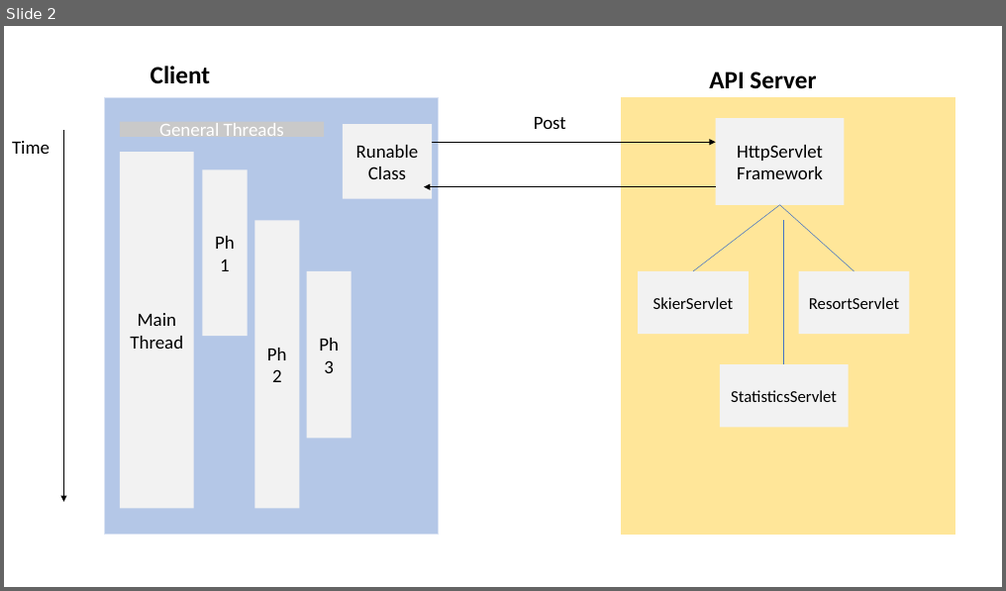
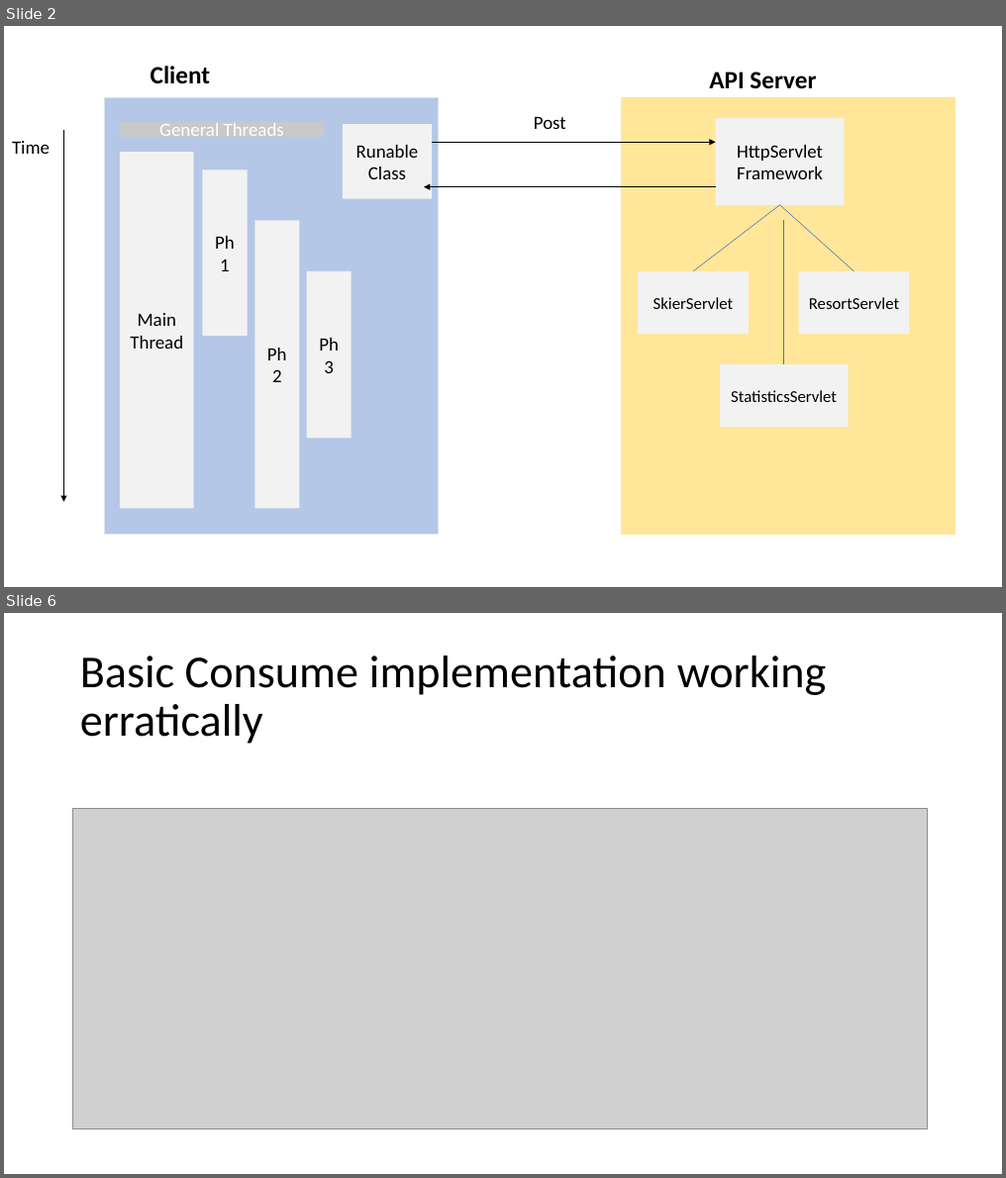
Before and after one commit to fjprobos/CS6650-Distributed-System, a slide deck: lab6/CS6650 Lab 6.pptx. Shown one above the other, each under a label of ours: slide 2 before the commit, slides 2 and 6 after it; the slides between them are not shown. The pictures are 1006x591 and 1006x1178 pixels, drawn with LibreOffice and Linux fonts; fonts in the diff are those of the drawing; grey boxes stand for pictures. Boxes give left, top, right and bottom in pixels: in the first picture for what was removed or moved away, otherwise in the second. Text is boxed around its words. In the diff, an @@ line names an element or a change of style, - is before the commit and + after.

```diff
--- a/lab6/CS6650 Lab 6.pptx
+++ b/lab6/CS6650 Lab 6.pptx
@@ slide 6 added at (x1=4, y1=613, x2=1002, y2=1174), background #FFFFFF @@
@@ title added at (x1=80, y1=656, x2=827, y2=744), 44 pt, text #000000 @@
+Basic Consume implementation working erratically
@@ picture added at (x1=73, y1=808, x2=927, y2=1130) @@
```
Also in this commit, not shown: 1 slide changed, 8 other slides added.
